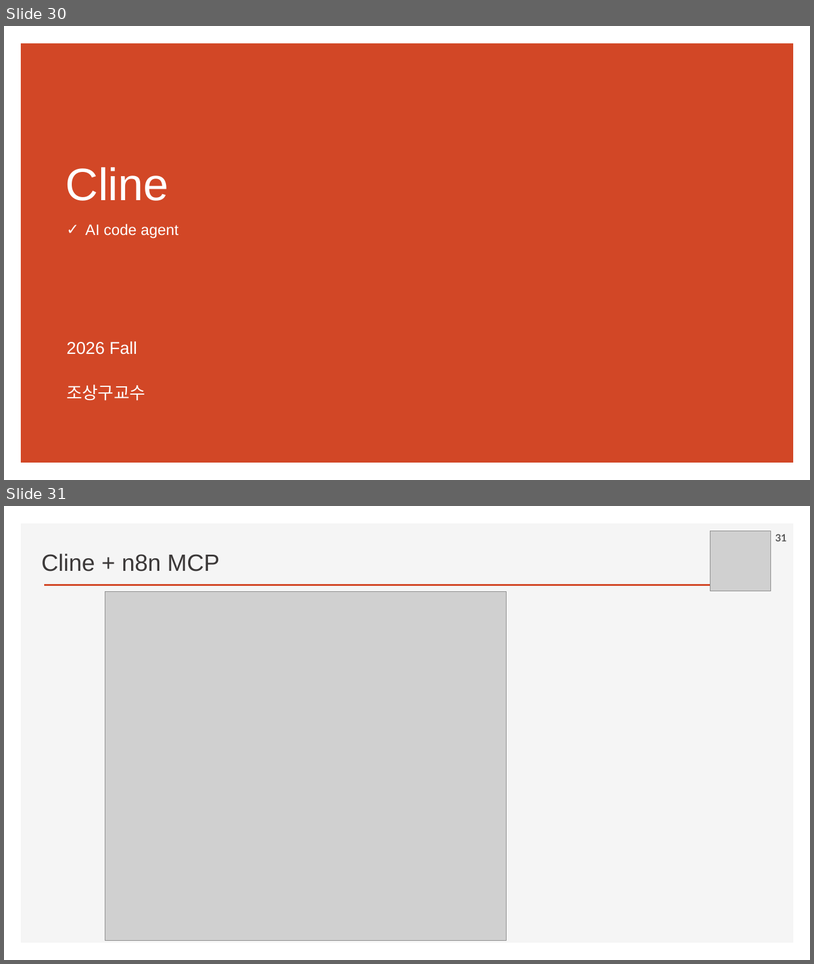
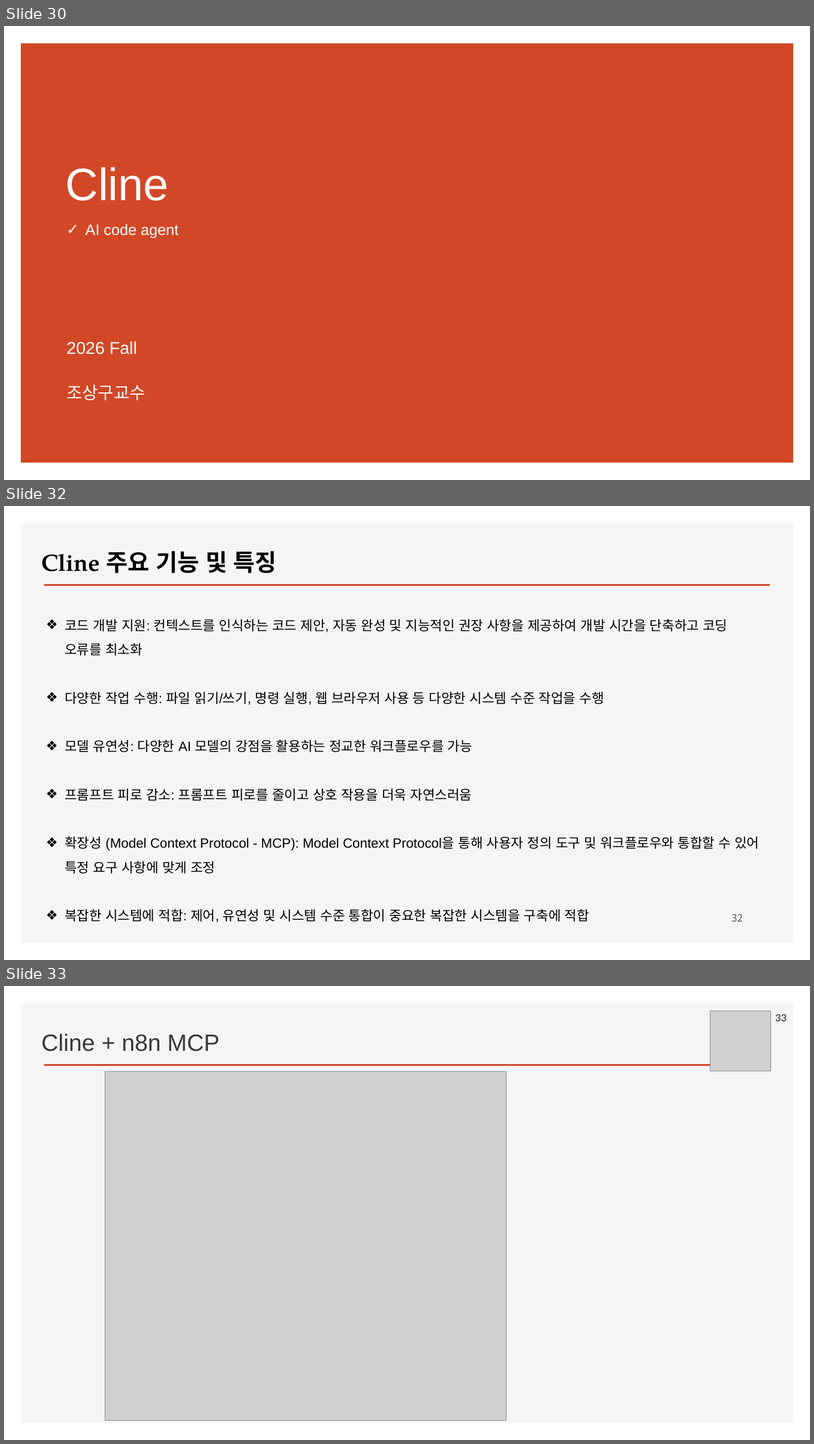
Before and after one commit to ancestor9/2026_Fall_AI-Workflow, a slide deck: PPTs/02_workflow orchestration framework.pptx. Shown one above the other, each under a label of ours: slides 30 and 31 before the commit, slides 30, 32 and 33 after it; the slides between them are not shown. The pictures are 814x964 and 814x1444 pixels, drawn with LibreOffice and Linux fonts; fonts in the diff are those of the drawing; grey boxes stand for pictures; background and template pictures are left out. Boxes give left, top, right and bottom in pixels: in the first picture for what was removed or moved away, otherwise in the second. Text is boxed around its words. In the diff, an @@ line names an element or a change of style, - is before the commit and + after.

```diff
--- a/PPTs/02_workflow orchestration framework.pptx
+++ b/PPTs/02_workflow orchestration framework.pptx
@@ slide 32 added at (4, 506, 810, 960), background #FFFFFF; not listed: 2 template elements that a slide beside it also shows @@
@@ text added at (41, 551, 277, 573), 28 pt, text #000000, bold @@
+Cline 주요 기능 및 특징
@@ text added at (65, 619, 759, 922), 16 pt, text #000000 @@
+❖ 코드 개발 지원: 컨텍스트를 인식하는 코드 제안, 자동 완성 및 지능적인 권장 사항을 제공하여 개발 시간을 단축하고 코딩 오류를 최소화
+❖ 다양한 작업 수행: 파일 읽기/쓰기, 명령 실행, 웹 브라우저 사용 등 다양한 시스템 수준 작업을 수행
+❖ 모델 유연성: 다양한 AI 모델의 강점을 활용하는 정교한 워크플로우를 가능
+❖ 프롬프트 피로 감소: 프롬프트 피로를 줄이고 상호 작용을 더욱 자연스러움
+❖ 확장성 (Model Context Protocol - MCP): Model Context Protocol을 통해 사용자 정의 도구 및 워크플로우와 통합할 수 있어 특정 요구 사항에 맞게 조정
+❖ 복잡한 시스템에 적합: 제어, 유연성 및 시스템 수준 통합이 중요한 복잡한 시스템을 구축에 적합
@@ page number added at (732, 913, 743, 921), 12 pt, text #595959 @@
+32
@@ what was slide 31 is now slide 33 @@
@@ page number at (776, 1014, 787, 1021): text changed @@
-31
+33
```
Also in this commit, not shown: 1 other slide added.
